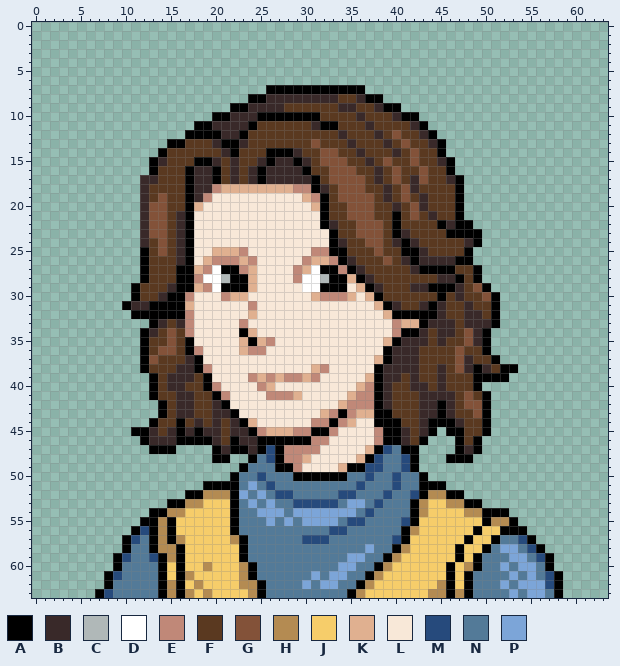
Two versions of one pixel-art sprite, graphics/protagonist_sprites/anka_mugshots/happy.png. This is how it looked before the edit.
The file is 64x64 pixels.
Palette (. is transparent): A #000000  B #392929  C #b0b8b8  D #ffffff  E #c08878  F #5a3920  G #835239  H #b48b52  J #f6cd6a  K #e0b090  L #f8e8d8  M #264a7c  N #537a98  P #7ca5d8
Pixels before (only the part around the change), first column x 0:
 3 ................................................................
 4 ................................................................
 5 ................................................................
 6 ................................................................
 7 ..........................AAAAAAAAAAA...........................
 8 ........................AABBBBBBBBFFBAA.........................
 9 ......................AABBBBFFFFFFBBFFBAA.......................
10 ....................AABBBAAAAAAAFFFFBFFFBAA.....................
11 ..................AABBBBAFFFFFFBAAFFFBFFFFBA....................
12 .................AAAABBAFFFFFFFFFFBFFFBFGFFBA...................
13 ...............AAFFFBAABFFFFFFFGFFFBFFFBFGFFBA..................
14 ..............AFFFFFFBAFFFAAABFFGGFFBFFFBFGFFA..................
15 .............ABFFFAABFBFFBABBABFGGGFFBFGFFGFFBA.................
16 .............AFFFABBAFBFBABBBBAFFGGGFFBFGFFGFFA.................
17 ............BBFFFABBAFBFBABBBBBAFGGGGFBFGFBGFFBA................
18 ............BFFFFABBEKKKKKKKKEEABFGGGFFBFGBFFFFA................
19 ............BFGFFABELLLLLLLLLLKEAFGGGGFBFGFBFFFA................
20 ............BGGFFAKLLLLLLLLLLLLKAFFGGGFFBFGBFFFA................
21 ............BGGFBALLLLLLLLLLLLLLAFFGGGFFAFGFBFFA................
22 ............BGGFBALLLLLLLLLLLLLLABFFGGGFAFFFFABAA...............
23 ............BGGFBALLLLLLLLLLLLLLLAFFGGGFABFFFFAAAA..............
24 ............BFGFBALLLLLLLLLLLLLLLABFFGGFBABFFFFFBA..............
25 ............AFGFBALLKKKELLLLLLLEEAAFFFGFFAABFFFFA...............
26 ............AFFFBALKEEEKELLLLLEKKEABFFFGFBABBBBAA...............
27 ............AFFFAAKEDAAEKLLLLEKDAAEABFFFFFBAAAAFFA..............
28 ............AFFFAAEDDCAAKLLLLEDDCAAKABFFFFFFFBBAFA..............
29 ...........AFFFBAAKEDAAAKLLLLLDDAAALKABFFFBBAAABFGA.............
30 ...........AFFBAAELLLEKKLLLLLLLKEEEKLKAFFFFFFAFBFFGA............
31 ..........ABBAAAAKLLLLLLELLLLLLLLLLLLLKABFFBABFFBFFA............
32 ...........AAAAAAELLLLLLKLLLLLLLLLLLLLLKAAAAABFFBBFA............
33 .............ABFBELLLLLELLLLLLLLLLLLLLLLEKKABBBFBBBA............
34 ............ABFGFELLLLLAKLLLLLLLLLLLLLLLEAABFBBFGBA.............
35 ............AFFGFALLLLLKAKELLLLLLLLLLLLKABBBFBFFGBA.............
36 ............AFGGFAELLLLKEELLLLLLLLLLLLLABBBFFFFGFFA.............
37 ............AGFFFBALLLLLLLLLLLLLLLLLLLKABBBFFFFGBFFA............
38 ............AFFFBBAELLLLLLLLLLLKELLLLLABBBBFFBFGBABFAA..........
39 .............AFBBBFALLLLEKEKEEKELLLLLKABBFBFFBFFFAAAA...........
40 .............AFBBFFAELLLLEKLLLLLLLLLKEABFFBBFBFFFA..............
41 .............AFFBBFFAELLLLEEEKLLLLLKEEABFFFBBBBFGFA.............
42 ..............AFBBFFBALLLLLLLLLLLLKEEEABFFFBBABFGGA.............
43 ..............AFBBFFBBALLLLLLLLLKEAEKKAAFFFBBABFFGA.............
44 .............AFFAFBFBFBAKLLLLLLEEAEKLLAAAFFBAAABFFA.............
45 ...........AABFBABABBFBBAEKKKEEAAELLLLEAABFBA.AAFFA.............
46 ............ABBBAAAABFABBAAAAAAEELLLLLEAABFA...AFA..............
47 .............AAA....ABAABAMAEEEELLLLLKAMNAA....ABA..............
48 ....................AA..ANMAEEKLLLLLKAMNNMA...AAA...............
49 .......................ANNNAAELLLLKAAMMNNMA.....................
50 ......................ANNMNNNAAAAAANNMNNMNNA....................
51 ...................AAAANPNMNNNNNNNNNMNNNMNNAAA..................
52 .................AAHHHAPNPNMMNNNNNMMNNNMNNMAHHAA................
53 ...............AAHHJJJANPNPNNMMMMMNPPNMNNNAHJJHHAA..............
54 .............AAHHJJJJJANNPPPNPPPPPPPNMNNNNAHJJJJHHAAA...........
55 ............AAHAJJJJJJANNNPNPNPPPPNMMNNNNMAJJJJJJJAHHA..........
56 ...........AMAHAJJJJJJANNNNNNNNNNMMNNNNNNAHJJJJJJAJJAAA.........
57 ..........AMNAHAHJJJJJHANNNNNNMMMNNNNNNNMAJJJJJJAJJANNMA........
58 ..........ANNAHHAJJJJJJANNNNNNNNNNNNNPNNAHJJJJJAJJANPPNMA.......
59 .........AMNNMAHAJJJJJJANNNNNNNNNNNPPNNAHJJJJJJAJANNNPPNMA......
60 .........ANNNNAJAJJHJJJHANNNNNNNNNPPNNAHJJJJJJAJHANNPNPPNA......
61 ........AMNNNNAJAHJJJJJHANNNNNNPNPPNNAHJJJJJJJAJANNNNPNPNMA.....
62 ........ANNNNNAHAJHJJJJHHANNNNPNPPNNAHJJJJJJJHAJANNNPNPPPMA.....
63 .......AMNNNNNAHAHJHJJJJHANNNNNNNNNAHJJJJJJJHHAHANNNNPNPPNA.....
New version:
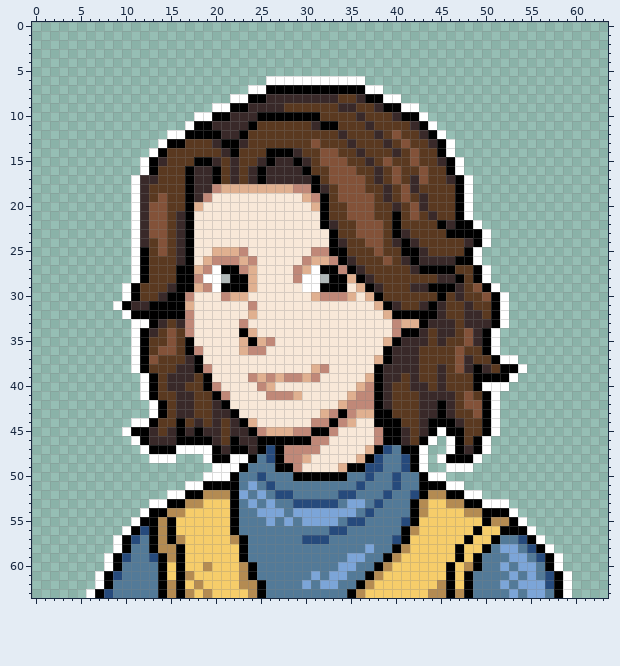
Changes in this commit:
Changed rows in their new state; - is an unchanged pixel.
first column x 6:
 6 --------------------DDDDDDDDDDD-----------------------
 7 ------------------DD-----------DD---------------------
 8 ----------------DD---------------DD-------------------
 9 --------------DD-------------------DD-----------------
10 ------------DD-----------------------D----------------
11 -----------D--------------------------D---------------
12 ---------DD----------------------------D--------------
13 --------D-------------------------------D-------------
14 -------D--------------------------------D-------------
15 ------D----------------------------------D------------
16 ------D----------------------------------D------------
17 -----D------------------------------------D-----------
18 -----D------------------------------------D-----------
19 -----D------------------------------------D-----------
20 -----D------------------------------------D-----------
21 -----D------------------------------------D-----------
22 -----D-------------------------------------D----------
23 -----D--------------------------------------D---------
24 -----D--------------------------------------D---------
25 -----D-------------------------------------D----------
26 -----D-------------------------------------D----------
27 -----D--------------------------------------D---------
28 -----D--------------------------------------D---------
29 ----D----------------------------------------D--------
30 ----D-----------------------------------------D-------
31 ---D------------------------------------------D-------
32 ----D-----------------------------------------D-------
33 -----DD---------------------------------------D-------
34 -----D---------------------------------------D--------
35 -----D---------------------------------------D--------
36 -----D---------------------------------------D--------
37 -----D----------------------------------------DD------
38 -----D------------------------------------------D-----
39 ------D----------------------------------------D------
40 ------D-------------------------------------DDD-------
41 ------D--------------------------------------D--------
42 -------D-------------------------------------D--------
43 -------D-------------------------------------D--------
44 -----DD--------------------------------------D--------
45 ----D----------------------------------D-----D--------
46 -----D--------------------------------D-D---D---------
47 ------D---DDDD-----------------------D--D---D---------
48 -------DDD---D--DD-------------------D-D---D----------
49 --------------DDD--------------------D--DDD-----------
50 -------------DDD----------------------DD--------------
51 -----------DD---------------------------DD------------
52 ---------DD-------------------------------DD----------
53 -------DD-----------------------------------DDD-------
54 ------D----------------------------------------D------
55 -----D------------------------------------------D-----
56 ----D--------------------------------------------D----
57 ---D----------------------------------------------D---
58 ---D-----------------------------------------------D--
59 --D-------------------------------------------------D-
60 --D-------------------------------------------------D-
61 -D---------------------------------------------------D
62 -D---------------------------------------------------D
63 D----------------------------------------------------D
Where, in picture pixels (left, top, right, bottom), the same in both pictures:
added: (86, 76, 572, 598)
